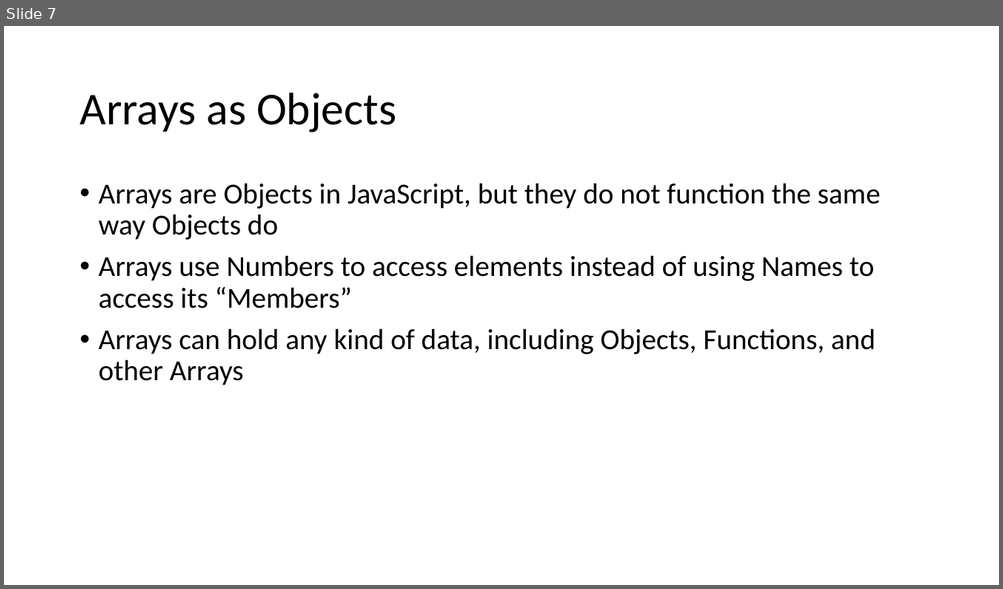
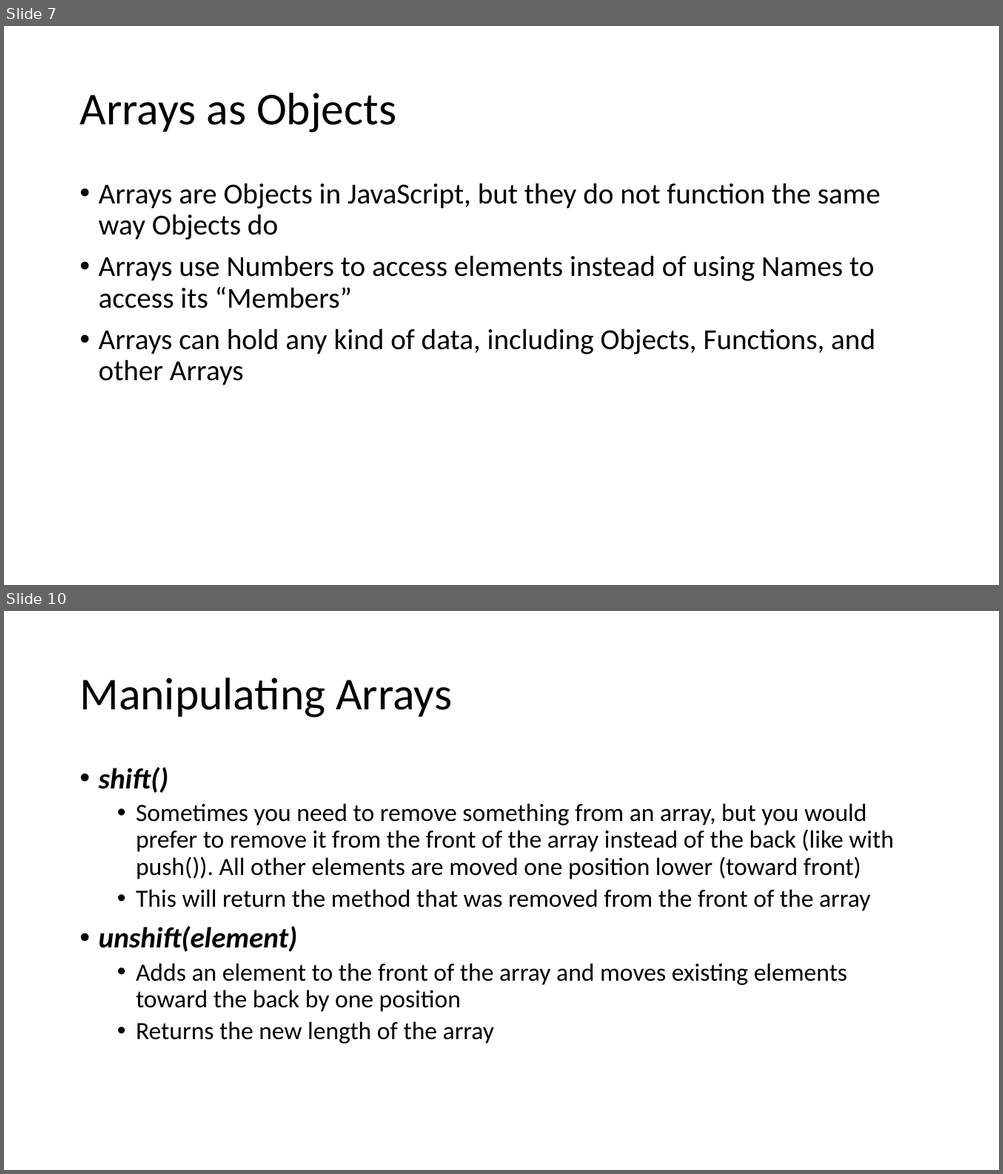
Before and after one commit to YWCANWIL-TechLab/Module4-DataTypes-Day1, a slide deck: Arrays.pptx. Shown one above the other, each under a label of ours: slide 7 before the commit, slides 7 and 10 after it; the slides between them are not shown. The pictures are 1003x589 and 1003x1174 pixels, drawn with LibreOffice and Linux fonts; fonts in the diff are those of the drawing. Boxes give left, top, right and bottom in pixels: in the first picture for what was removed or moved away, otherwise in the second. Text is boxed around its words. In the diff, an @@ line names an element or a change of style, - is before the commit and + after.

Commit message:
Added methods section

```diff
--- a/Arrays.pptx
+++ b/Arrays.pptx
@@ slide 10 added at bbox=[4, 611, 999, 1170], background #FFFFFF @@
@@ title added at bbox=[79, 678, 452, 718], 44 pt, text #000000 @@
+Manipulating Arrays
@@ text added at bbox=[99, 767, 893, 1044], 24 pt, text #000000 @@
+• shift()
+  • Sometimes you need to remove something from an array, but you would prefer to remove it from the front of the array instead of the back (like with push()). All other elements are moved one position lower (toward front)
+  • This will return the method that was removed from the front of the array
+• unshift(element)
+  • Adds an element to the front of the array and moves existing elements toward the back by one position
+  • Returns the new length of the array
```
Also in this commit, not shown: 1 slide changed, 11 other slides added.
